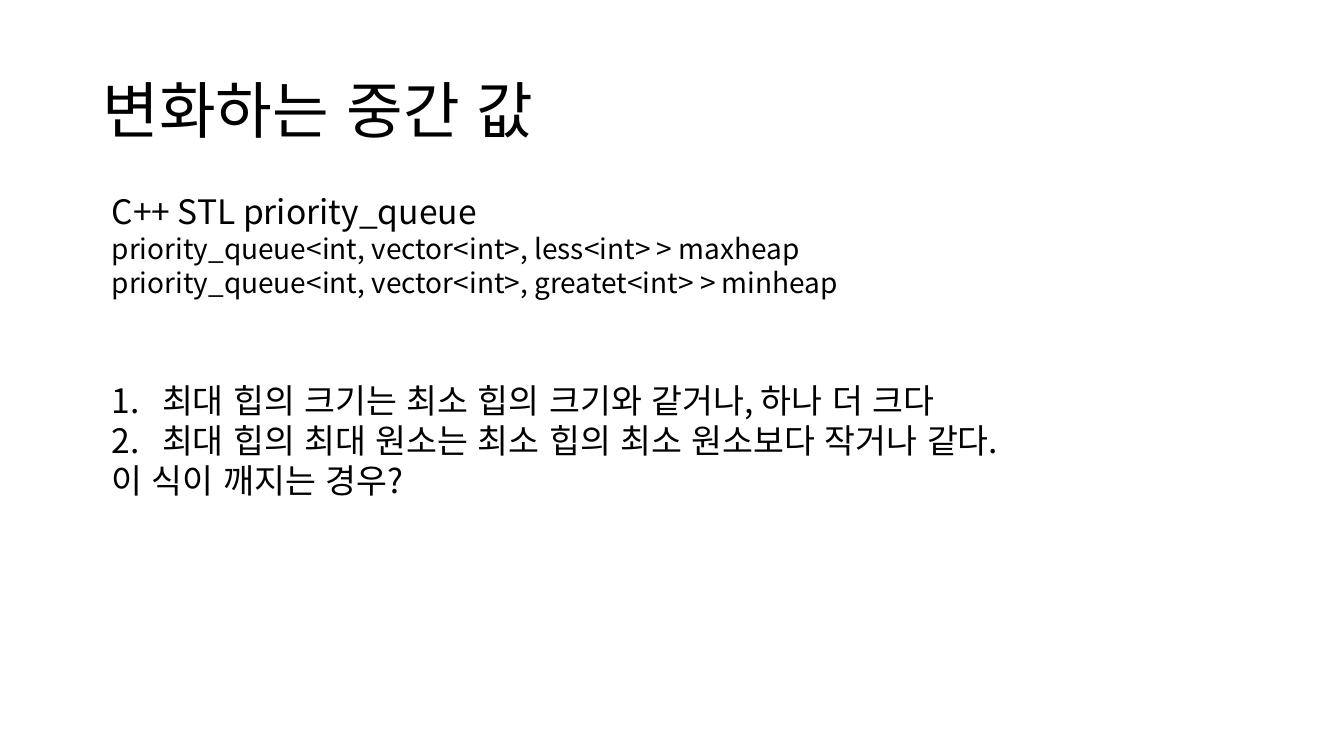
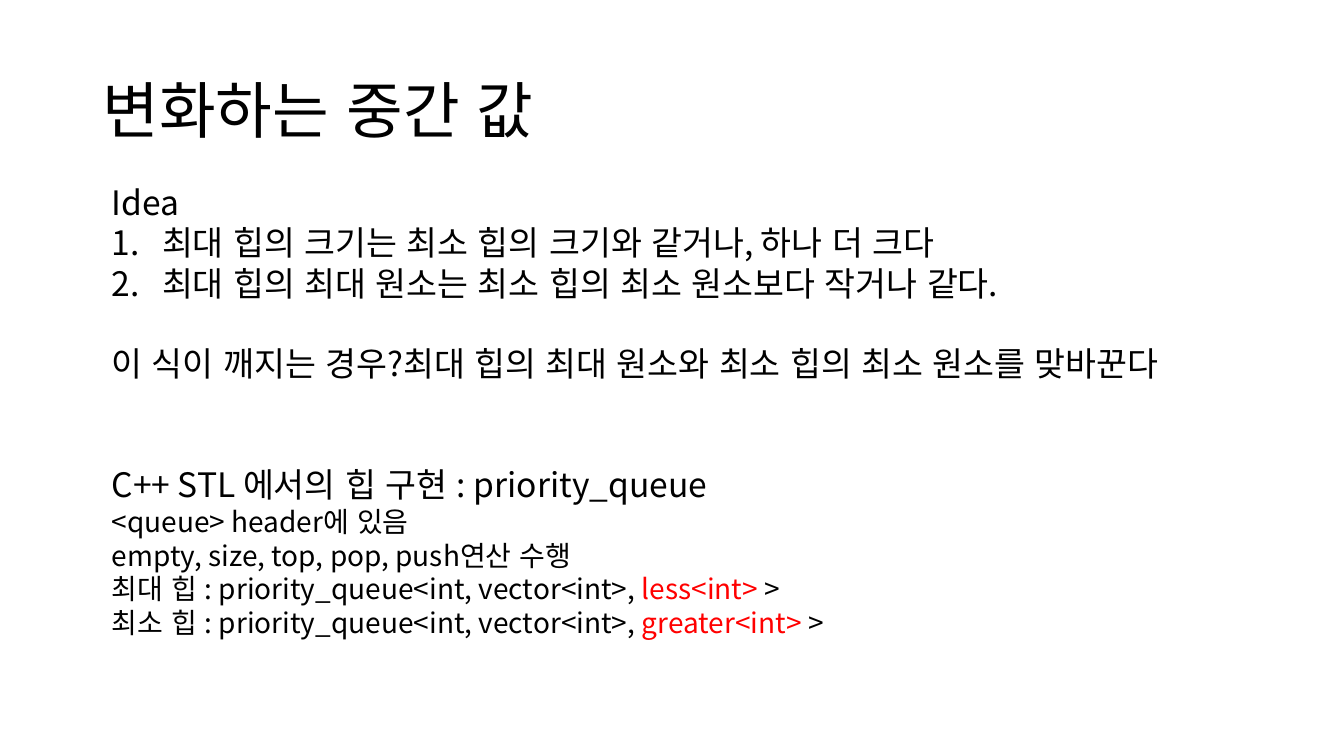
Before and after one commit to ALGOSOPT/algosopt, a slide deck: slide 18 of Chapter23/힙.pptx (slide 17 before the commit). Drawn at 1344x756 pixels with LibreOffice and Linux fonts; fonts in the diff are those of the drawing. Boxes give left, top, right and bottom in pixels: in the first picture for what was removed or moved away, otherwise in the second. Text is boxed around its words. In the diff, an @@ line names an element or a change of style, - is before the commit and + after.

```diff
--- a/Chapter23/힙.pptx
+++ b/Chapter23/힙.pptx
@@ text "Idea": place and size @@
-text "Idea" at box(112, 198, 998, 496)
+text "Idea" at box(112, 188, 1159, 640)
@@ text at box(112, 188, 180, 216): text changed; size 20 to 24 pt @@
-C++ STL priority_queue
-priority_queue<int, vector<int>, less<int> > maxheap
-priority_queue<int, vector<int>, greatet<int> > minheap
+Idea
@@ text at box(112, 348, 1159, 640): text changed; size 24 to 20 pt @@
-이 식이 깨지는 경우?
+이 식이 깨지는 경우?최대 힙의 최대 원소와 최소 힙의 최소 원소를 맞바꾼다
+C++ STL 에서의 힙 구현 : priority_queue
+<queue> header에 있음
+empty, size, top, pop, push연산 수행
+최대 힙 : priority_queue<int, vector<int>, less<int> >
+최소 힙 : priority_queue<int, vector<int>, greater<int> >
```
Also in this commit, not shown: 7 other slides changed, 1 slide added.
